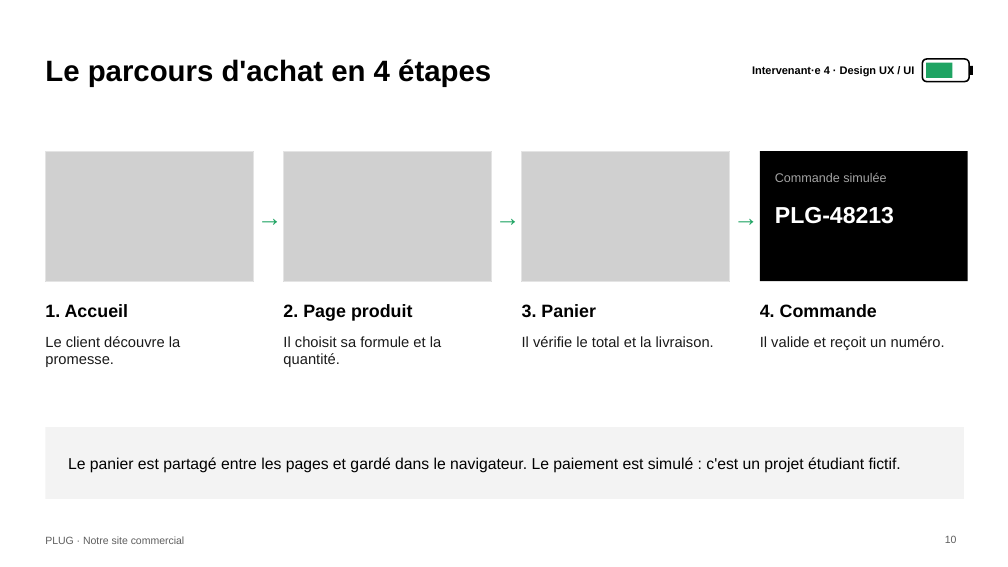
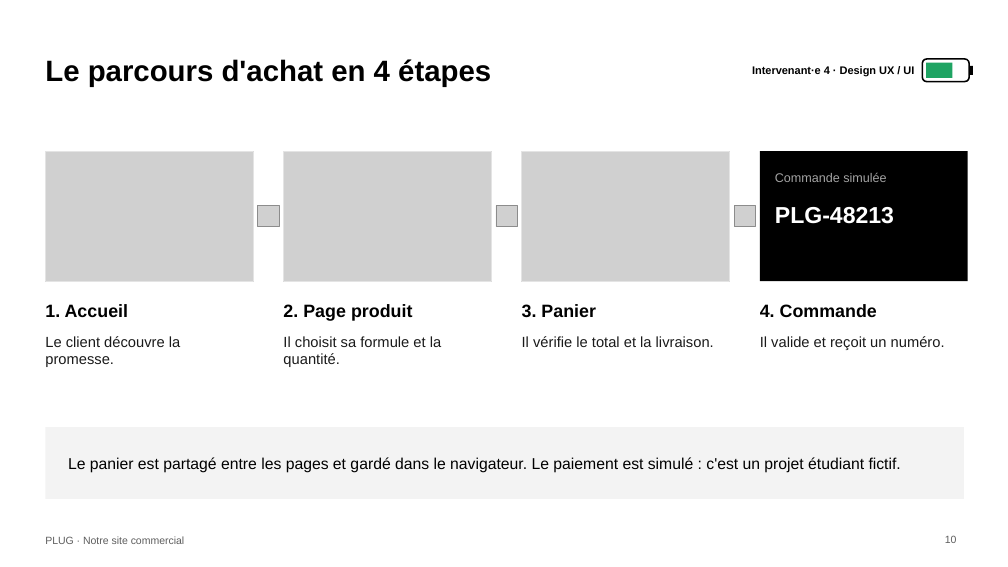
Before and after one commit to saytam19/test, a slide deck: slide 10 of presentation/PLUG_Presentation.pptx. Drawn at 1008x567 pixels with LibreOffice and Linux fonts; fonts in the diff are those of the drawing; grey boxes stand for pictures. Boxes give left, top, right and bottom in pixels: in the first picture for what was removed or moved away, otherwise in the second. Text is boxed around its words. In the diff, an @@ line names an element or a change of style, - is before the commit and + after.

```diff
--- a/presentation/PLUG_Presentation.pptx
+++ b/presentation/PLUG_Presentation.pptx
@@ text removed at (257,194,280,239) @@
-→
@@ picture added at (258,206,279,227) @@
@@ text removed at (495,194,518,239) @@
-→
@@ picture added at (496,206,517,227) @@
@@ text removed at (734,194,756,239) @@
-→
@@ picture added at (734,206,755,227) @@
```
Also in this commit, not shown: 8 other slides changed.
